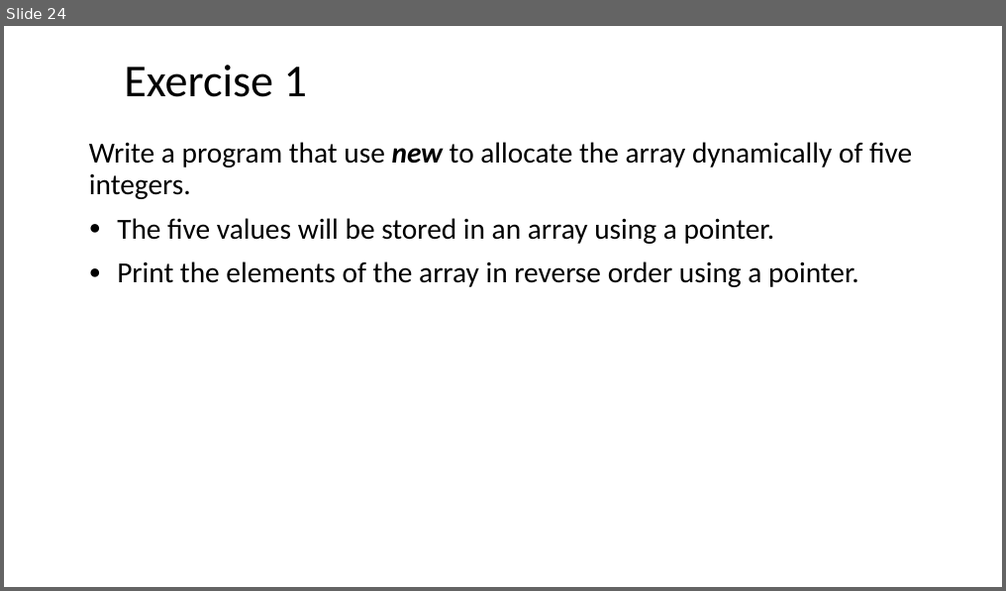
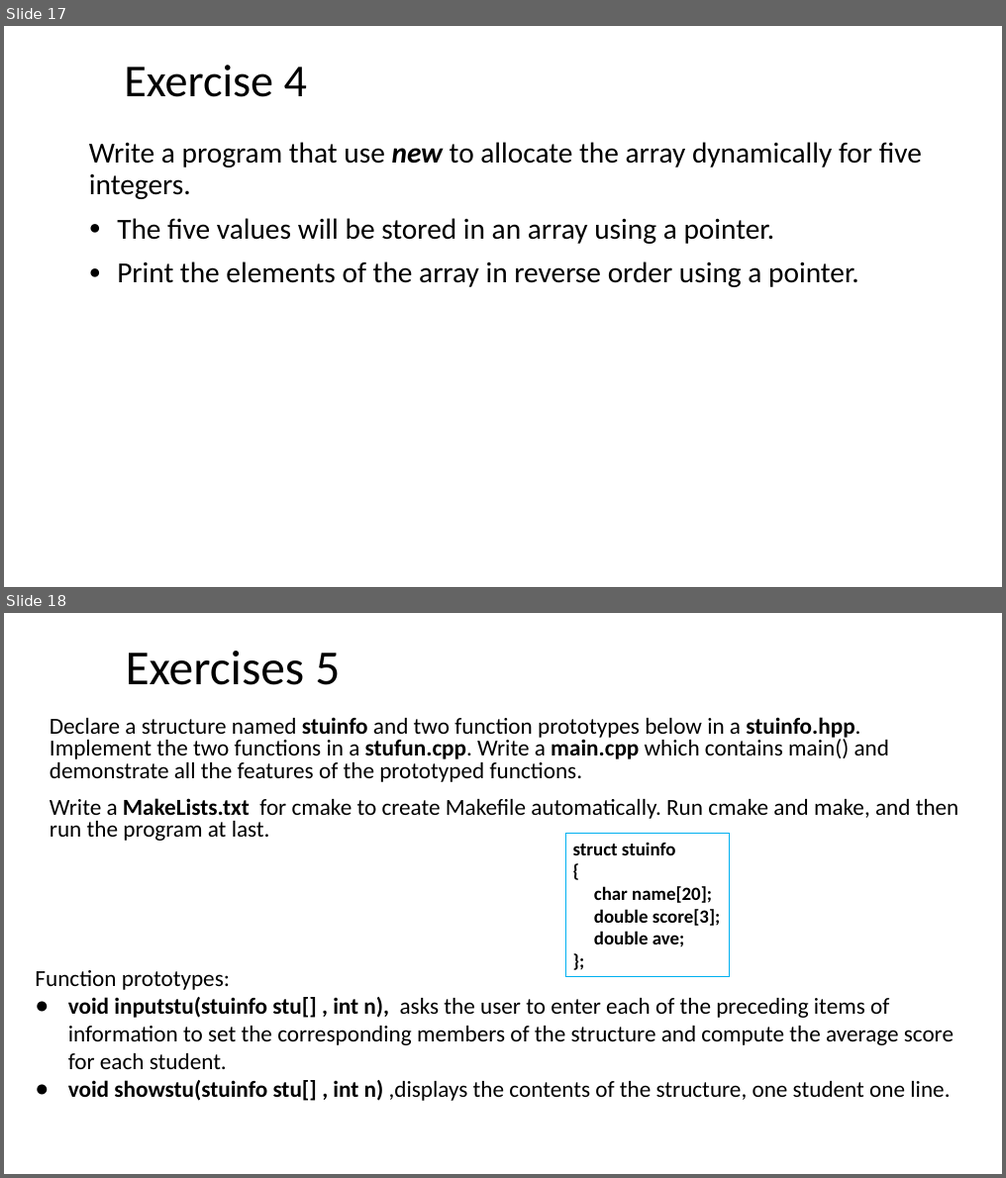
Before and after one commit to ShiqiYu/CPP, a slide deck: week05/Lab05.pptx. Shown one above the other, each under a label of ours: slide 24 before the commit, slides 17 and 18 after it. The pictures are 1006x591 and 1006x1178 pixels, drawn with LibreOffice and Linux fonts; fonts in the diff are those of the drawing; background and template pictures are left out. Boxes give left, top, right and bottom in pixels: in the first picture for what was removed or moved away, otherwise in the second. Text is boxed around its words. In the diff, an @@ line names an element or a change of style, - is before the commit and + after.

```diff
--- a/week05/Lab05.pptx
+++ b/week05/Lab05.pptx
@@ slide 18 added at (x1=4, y1=613, x2=1002, y2=1174), background #FFFFFF @@
@@ title added at (x1=126, y1=651, x2=340, y2=685), 47 pt, text #000000 @@
+Exercises 5
@@ text added at (x1=50, y1=717, x2=959, y2=841), 22.1 pt, text #000000 @@
+  Declare a structure named stuinfo and two function prototypes below in a stuinfo.hpp. Implement the two functions in a stufun.cpp. Write a main.cpp which contains main() and demonstrate all the features of the prototyped functions.
+  Write a MakeLists.txt for cmake to create Makefile automatically. Run cmake and make, and then run the program at last.
@@ rectangle added at (x1=565, y1=833, x2=730, y2=977), outline #00B0F0 0.75 pt, 18 pt, text #000000, bold @@
+struct stuinfo
+{
+char name[20];
+double score[3];
+double ave;
+};
@@ text added at (x1=35, y1=970, x2=953, y2=1101), 22.1 pt, text #000000 @@
+Function prototypes:
+● void inputstu(stuinfo stu[] , int n), asks the user to enter each of the preceding items of information to set the corresponding members of the structure and compute the average score for each student.
+● void showstu(stuinfo stu[] , int n) ,displays the contents of the structure, one student one line.
@@ what was slide 24 is now slide 17 @@
@@ slide 17 changed as well @@
@@ title at (x1=124, y1=65, x2=307, y2=97): text changed @@
-Exercise 1
+Exercise 4
@@ text at (x1=89, y1=142, x2=922, y2=199): text changed @@
-  Write a program that use new to allocate the array dynamically of five integers.
+  Write a program that use new to allocate the array dynamically for five integers.
```
Also in this commit, not shown: 1 other slide changed, 15 other slides added, 24 slides removed.
